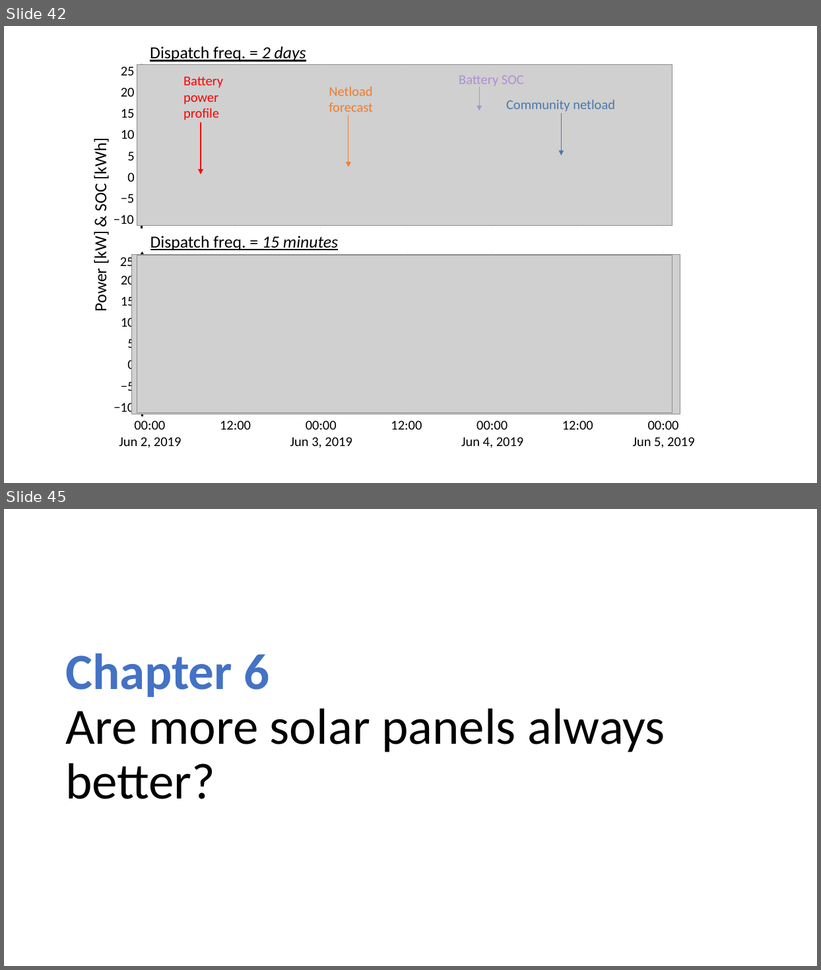
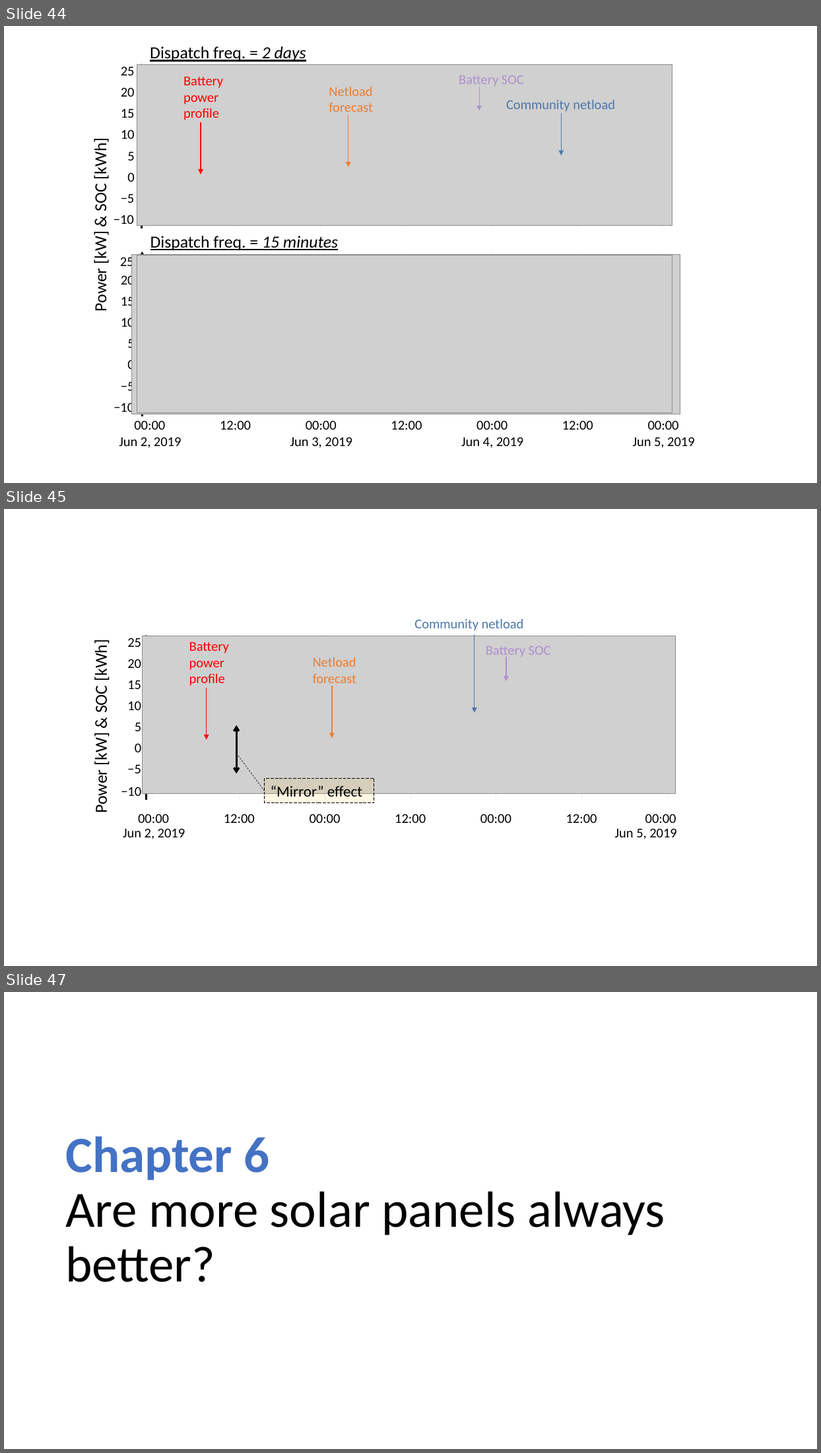
Before and after one commit to Jonathan56/supplementary_thesis, a slide deck: figures.pptx. Shown one above the other, each under a label of ours: slides 42 and 45 before the commit, slides 44, 45 and 47 after it; the slides between them are not shown. The pictures are 821x970 and 821x1453 pixels, drawn with LibreOffice and Linux fonts; fonts in the diff are those of the drawing; grey boxes stand for pictures. Boxes give left, top, right and bottom in pixels: in the first picture for what was removed or moved away, otherwise in the second. Text is boxed around its words. In the diff, an @@ line names an element or a change of style, - is before the commit and + after.

Commit message:
battery sizes

```diff
--- a/figures.pptx
+++ b/figures.pptx
@@ slide 45 added at box(4, 509, 817, 966), background #FFFFFF @@
@@ freeform shape added at box(91, 603, 92, 603), fill #000000 @@
@@ text added at box(415, 619, 524, 631), 16 pt, text #4C78A8 @@
+Community netload
@@ text added at box(90, 646, 111, 812), 20 pt, text #000000 @@
+Power [kW] & SOC [kWh]
@@ group added at box(121, 638, 141, 796): 8 texts @@
+−10
+−5
+0
+5
+10
+15
+20
+25
@@ picture added at box(142, 636, 676, 794) @@
@@ freeform shape added at box(146, 634, 147, 800), outline #000000 2.25 pt @@
@@ group added at box(147, 634, 675, 800): 14 freeform shapes @@
@@ text added at box(189, 642, 229, 686), 16 pt, text #FF0000 @@
+Battery
+power
+profile
@@ arrow added from (475, 634) to (475, 713), #4C78A8 1 pt @@
@@ text added at box(486, 646, 551, 659), 16 pt, text #AF90CE @@
+Battery SOC
@@ text added at box(313, 657, 357, 687), 16 pt, text #ED7D31 @@
+Netload
+forecast
@@ arrow added from (507, 657) to (507, 681), #AF90CE 1 pt @@
@@ arrow added from (332, 686) to (332, 739), #ED7D31 1 pt @@
@@ arrow added from (207, 688) to (207, 740), #FF0000 1 pt @@
@@ double arrow added from (236, 774) to (236, 725), #000000 2.25 pt @@
@@ freeform shape added at box(147, 748, 675, 749), fill #000000, outline #000000 1.5 pt @@
@@ line added from (236, 754) to (265, 791), #000000 0.5 pt dashed @@
@@ rectangle added at box(265, 779, 374, 803), fill #FFC000 at 10% opacity, outline #000000 0.75 pt dashed, 18 pt, text #000000 @@
+“Mirror” effect
@@ group added at box(123, 814, 677, 840): 9 texts @@
+00:00
+Jun 2, 2019
+12:00
+00:00
+12:00
+00:00
+12:00
+00:00
+Jun 5, 2019
@@ what was slide 42 is now slide 44 @@
@@ what was slide 45 is now slide 47 @@
```
Also in this commit, not shown: 2 slides changed, 3 other slides added, 12 other files.
